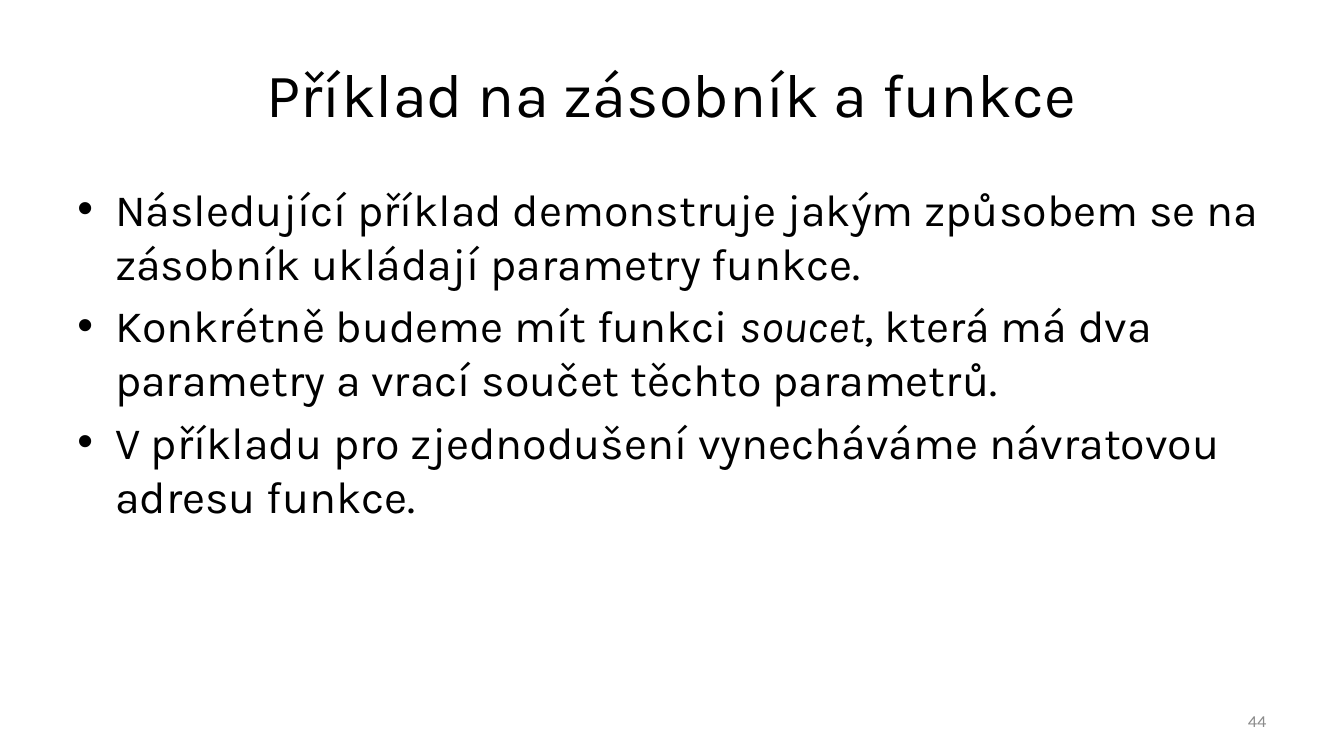
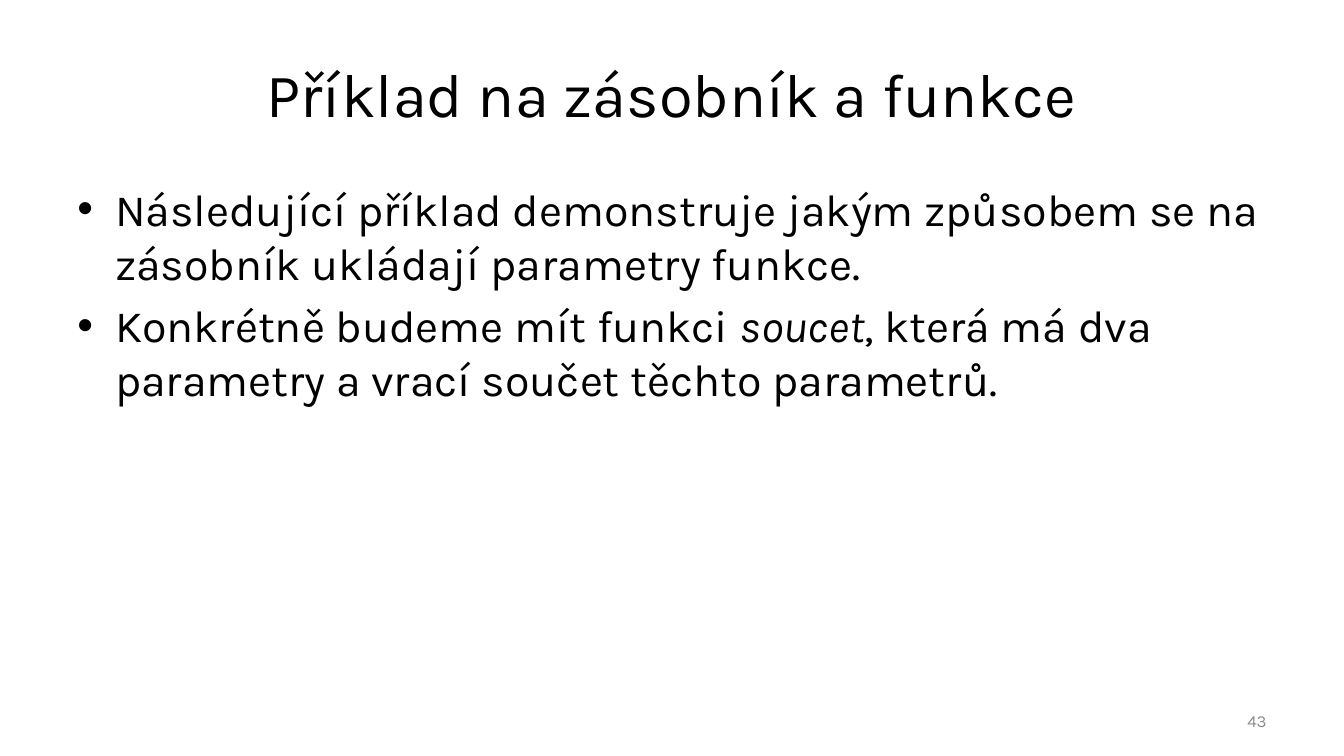
Before and after one commit to ekral/FAI, a slide deck: slide 43 of OPCPP/presentations/01_prezentace_OPR_promenne_zasobnik.pptx (slide 44 before the commit). Drawn at 1344x756 pixels with LibreOffice and Linux fonts; fonts in the diff are those of the drawing. Boxes give left, top, right and bottom in pixels: in the first picture for what was removed or moved away, otherwise in the second. Text is boxed around its words. In the diff, an @@ line names an element or a change of style, - is before the commit and + after.

```diff
--- a/OPCPP/presentations/01_prezentace_OPR_promenne_zasobnik.pptx
+++ b/OPCPP/presentations/01_prezentace_OPR_promenne_zasobnik.pptx
@@ text at <box>115,425,1219,514</box>: paragraph removed @@
-• V příkladu pro zjednodušení vynecháváme návratovou adresu funkce.
@@ page number at <box>1247,716,1266,727</box>: text changed @@
-44
+43
```
Also in this commit, not shown: 5 other slides changed, 1 slide removed.
